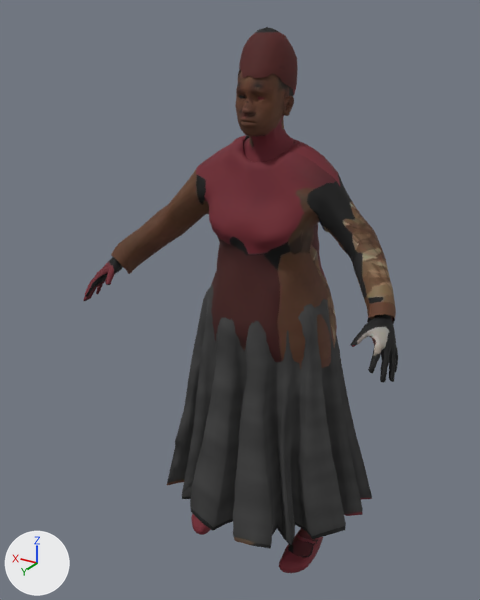
The glTF model public/models/humans/npc_woman_elder.glb, before and after one commit.
Before and after are seen from a camera (50 mm lens) standing at (-0.906, 1.712, 1.685) and looking at (0.073, 0.079, 0.869). The lights are fixed; the arrows at lower left show +X, +Y and +Z. The older version comes first. Vertices at exactly the same position are counted once.

Script lines for the objects in view, before the commit:
```python
me_npc_woman_elder = bpy.data.meshes.new('npc_woman_elder')
me_npc_woman_elder.from_pydata(...)  # 5560 vertices, 10015 faces; spans x -0.5..0.5, y -0.24..0.36, z -0.01..1.65
me_npc_woman_elder.materials.append(mat_npc_woman_elder)  # picture img_npc_woman_elder
ob_npc_woman_elder = bpy.data.objects.new('npc_woman_elder', me_npc_woman_elder)
ob_npc_woman_elder.location = (0.0, 0.0, 0.0)
```
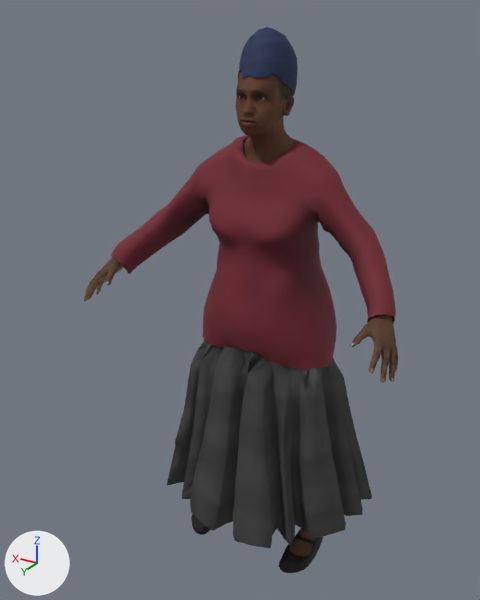
The change in detail:
me_npc_woman_elder has 5560 vertices, 10015 faces and spans x -0.5..0.5, y -0.24..0.36, z -0.01..1.65.
me_npc_woman_elder is used by ob_npc_woman_elder; location (0.0, 0.0, 0.0).
me_npc_woman_elder part 1: 141 of 5560 vertices moved; they spanned x -0.24..0.23, y -0.13..0.21, z 0.68..0.9 and now span x -0.22..0.22, y -0.11..0.19, z 0.68..0.89; mean shift (0.0, -0.01, 0.0); largest move (-0.08, 0.2, 0.7) -> (-0.08, 0.15, 0.72).
me_npc_woman_elder part 2: texture (UV) coordinates of 9921 of 10015 faces, centred in x -0.5..0.5, y -0.23..0.36, z -0.01..1.65, changed; they spanned u 0.0..1.0, v 0.0..0.99 and now span u 0.0..1.0, v 0.0..0.99.

Where the change shows, as pixel boxes [x1, y1, x2, y2] in the pictures (480 x 600 px; the box of a moved part takes in the faces that stretch with it):
'npc_woman_elder', reshaped, surface changed
    both: [83, 27, 398, 573]
part 1 of me_npc_woman_elder, moved or reshaped
    before: [191, 285, 344, 406]
    after: [191, 340, 343, 406]
part 2 of me_npc_woman_elder, surface changed
    both: [83, 27, 398, 573]
